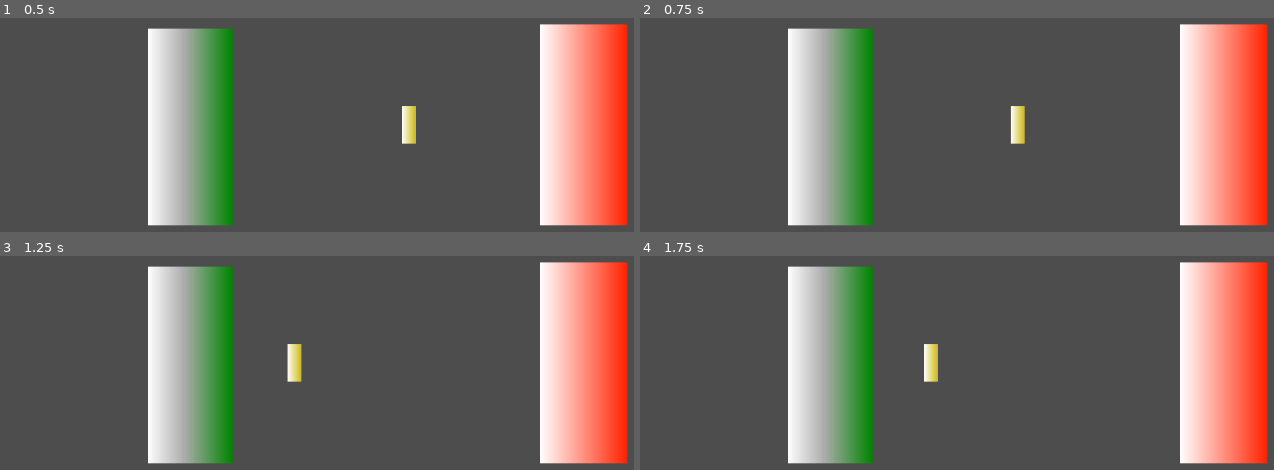
Above: before the commit, frames 1-4 (two rows, left to right).
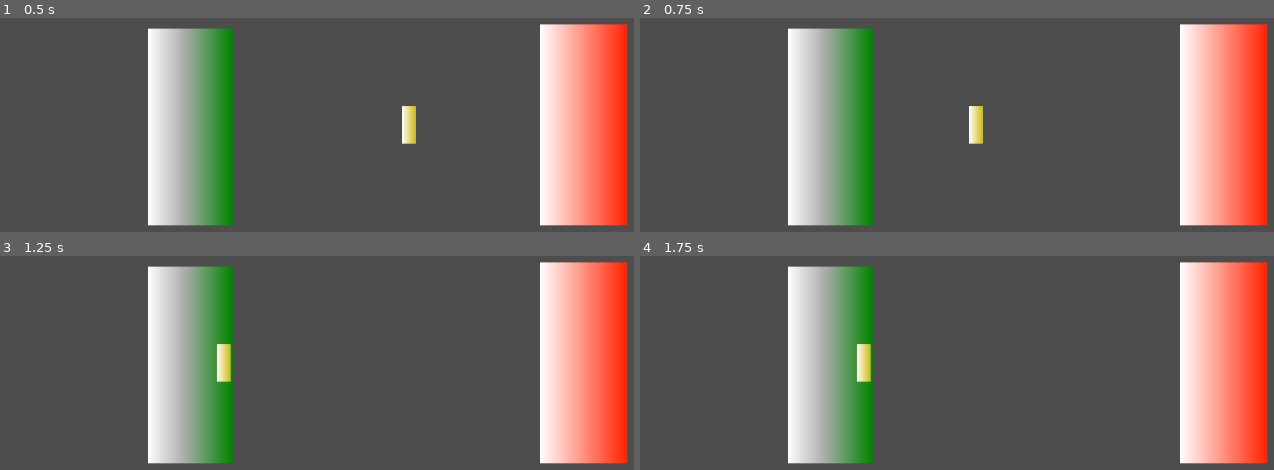
Above: after the commit, the same moments.

Repository: Xiphereal/CivisJam
Game: Godot game, scene res://scenes/main.tscn
Two runs of this game, one before a commit and one after it. Both use one fixed random seed, a clock stepped at 60 frames per second and the inputs below.
Inputs (mouse positions are in pixels of both pictures, inside the frame that each line leads up to):
- Up to frame 1 (0.5 s): no input
- Up to frame 2 (0.75 s): move the mouse to (1204, 82) at 0.52 s; press the mouse at (1204, 82) at 0.53 s
- Up to frame 3 (1.25 s): no input
- Up to frame 4 (1.75 s): move the mouse to (868, 365) at 1.27 s; release the mouse at (868, 365) at 1.28 s; click (868, 365) at 1.35 s

Frame 1 is identical in both runs. In frame 2, 0.8% of the frame differs, in the area x 51-61%, y 41-59%; in frame 3, 0.8%, in the area x 34-48%, y 41-59%; in frame 4, 0.8%.

Commit message:
Player can both win or lose

Diff:
--- a/scenes/key.gd
+++ b/scenes/key.gd
@@ -8,3 +8,12 @@
 		position.x -= player_pull_force
 
 	position.x += boss_pull_force
+
+func _on_win(area: Area2D) -> void:
+	player_pull_force = 0
+	boss_pull_force = 0
+
+
+func _on_defeat(area: Area2D) -> void:
+	player_pull_force = 0
+	boss_pull_force = 0
--- a/scenes/main.tscn
+++ b/scenes/main.tscn
@@ -8,6 +8,9 @@
 
 [sub_resource type="GradientTexture1D" id="GradientTexture1D_3tbwp"]
 gradient = SubResource("Gradient_3l363")
+
+[sub_resource type="RectangleShape2D" id="RectangleShape2D_tutl4"]
+size = Vector2(101, 584)
 
 [sub_resource type="Gradient" id="Gradient_20k1u"]
 colors = PackedColorArray(1, 0.137255, 0, 1, 1, 1, 1, 1)
@@ -20,6 +23,9 @@
 
 [sub_resource type="GradientTexture1D" id="GradientTexture1D_rlxgx"]
 gradient = SubResource("Gradient_6dqa4")
+
+[sub_resource type="RectangleShape2D" id="RectangleShape2D_t7n2f"]
+size = Vector2(20, 54)
 
 [node name="Node2D" type="Node2D"]
 
@@ -35,6 +41,13 @@
 scale = Vector2(-0.477802, 284.258)
 texture = SubResource("GradientTexture1D_3tbwp")
 
+[node name="WinArea" type="Area2D" parent="Player"]
+position = Vector2(-75, 12)
+
+[node name="CollisionShape2D" type="CollisionShape2D" parent="Player/WinArea"]
+position = Vector2(88, -38)
+shape = SubResource("RectangleShape2D_tutl4")
+
 [node name="Boss" type="Node2D" parent="."]
 position = Vector2(857, 353)
 metadata/_edit_group_ = true
@@ -44,11 +57,27 @@
 scale = Vector2(0.491385, -290.992)
 texture = SubResource("GradientTexture1D_scwlu")
 
+[node name="DefeatArea" type="Area2D" parent="Boss"]
+position = Vector2(-87, 25)
+
+[node name="CollisionShape2D" type="CollisionShape2D" parent="Boss/DefeatArea"]
+position = Vector2(88, -38)
+shape = SubResource("RectangleShape2D_tutl4")
+
 [node name="Key" type="Node2D" parent="."]
 position = Vector2(575, 353)
 script = ExtResource("1_flnan")
+player_pull_force = 10
 metadata/_edit_group_ = true
 
 [node name="Sprite2D" type="Sprite2D" parent="Key"]
 scale = Vector2(-0.078125, 54.5)
 texture = SubResource("GradientTexture1D_rlxgx")
+
+[node name="Area2D" type="Area2D" parent="Key"]
+
+[node name="CollisionShape2D" type="CollisionShape2D" parent="Key/Area2D"]
+shape = SubResource("RectangleShape2D_t7n2f")
+
+[connection signal="area_entered" from="Player/WinArea" to="Key" method="_on_win"]
+[connection signal="area_entered" from="Boss/DefeatArea" to="Key" method="_on_defeat"]
Not shown: 1 places in scenes/main.tscn that only renumber resources
